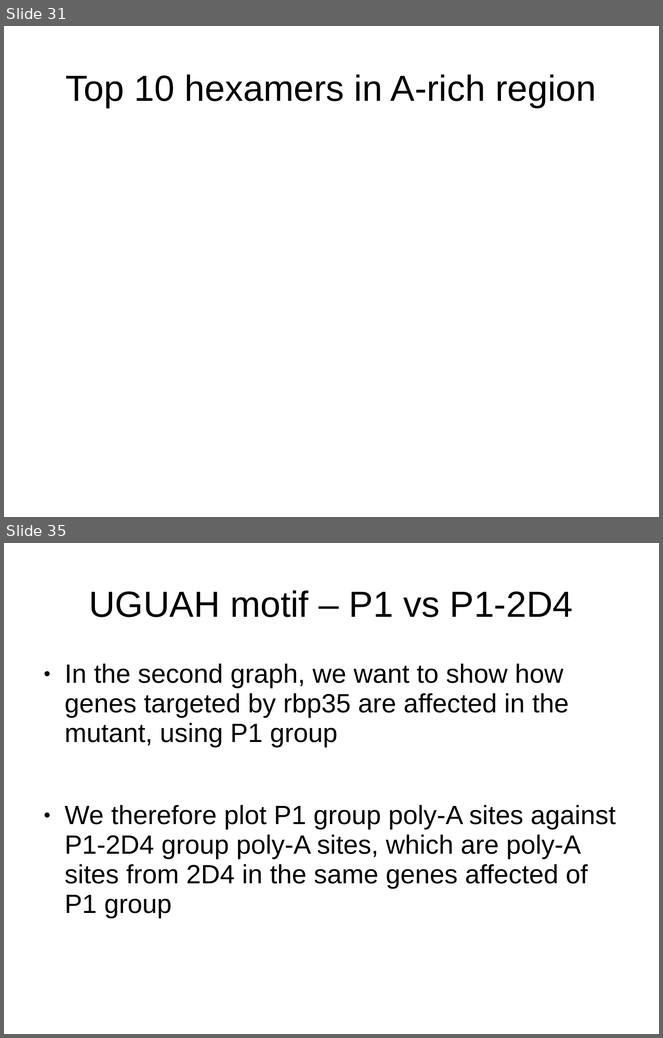
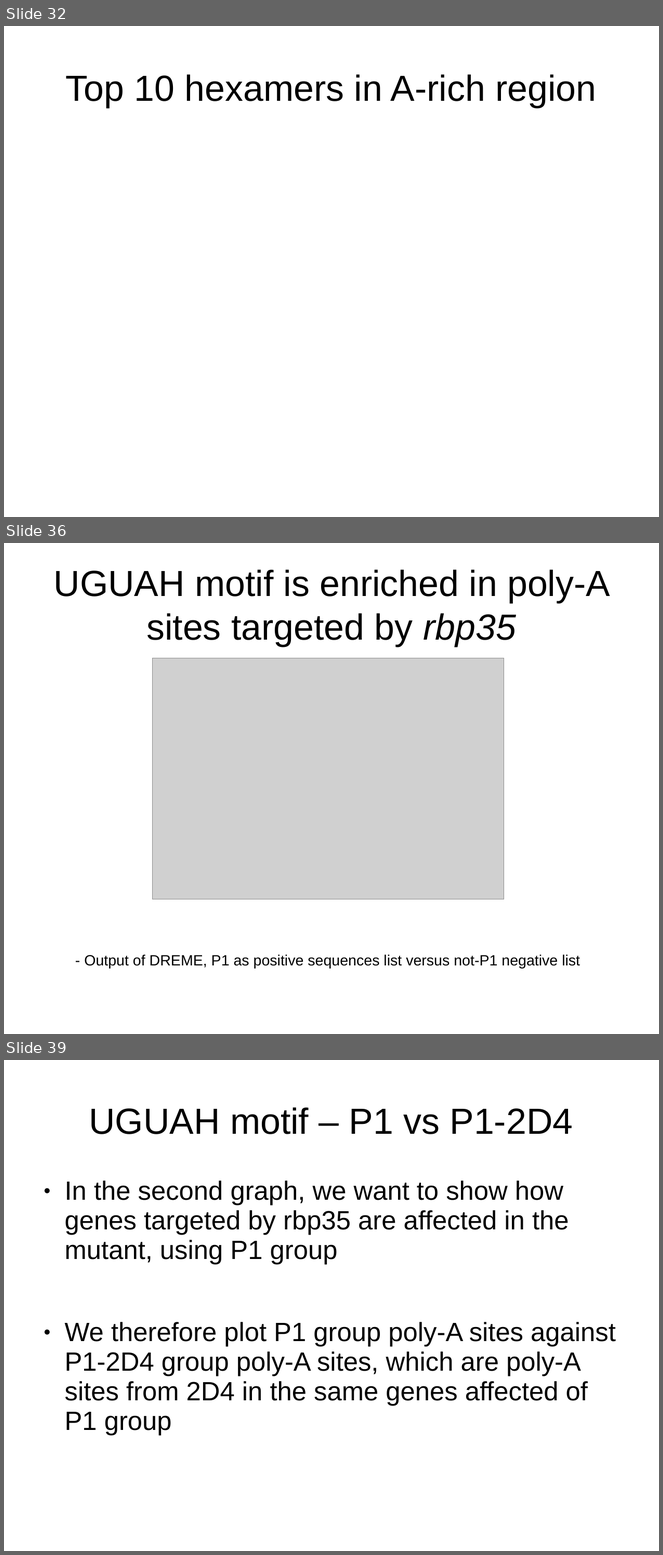
Before and after one commit to wilkinsonlab/m-oryzae-polya, a slide deck: oryzae_data.odp. Shown one above the other, each under a label of ours: slides 31 and 35 before the commit, slides 32, 36 and 39 after it; the slides between them are not shown. The pictures are 663x1038 and 663x1555 pixels, drawn with LibreOffice and Linux fonts; fonts in the diff are those of the drawing; grey boxes stand for pictures. Boxes give left, top, right and bottom in pixels: in the first picture for what was removed or moved away, otherwise in the second. Text is boxed around its words. In the diff, an @@ line names an element or a change of style, - is before the commit and + after.

```diff
--- a/oryzae_data.odp
+++ b/oryzae_data.odp
@@ slide 36 added at box(4, 543, 659, 1034), background #FFFFFF @@
@@ title added at box(54, 570, 610, 646), 44 pt, text #000000 @@
+UGUAH motif is enriched in poly-A sites targeted by rbp35
@@ picture added at box(153, 658, 505, 900) @@
@@ text added at box(84, 955, 580, 969), 18 pt, text #000000 @@
+- Output of DREME, P1 as positive sequences list versus not-P1 negative list
@@ what was slide 31 is now slide 32 @@
@@ what was slide 35 is now slide 39 @@
```
Also in this commit, not shown: 11 slides changed, 5 other slides added, 1 slide removed, 3 other files.
